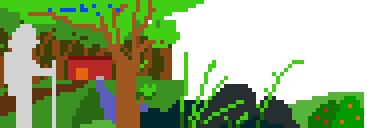
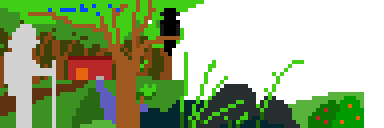
The second 384x128 image is a revision of the first. Changes to its layers:
added layer ">crow_blinkleft" above ">crow_left" over [160, 8, 180, 56]
added layer ">crow_left" above ">crow_blinkright" over [160, 8, 180, 56]
added layer ">crow_blinkright" above ">crow_right" over [160, 8, 180, 56]
added layer ">crow_right" above "foreground" over [160, 8, 180, 56]
painted on "foreground" over [140, 24, 184, 56]
